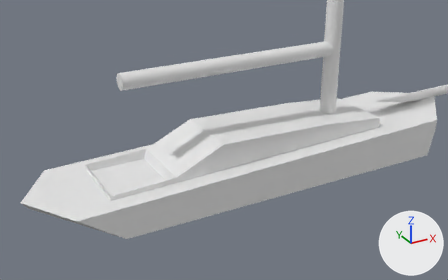
Two versions of the glTF model shared/textures/sailboat.glb, one commit apart.
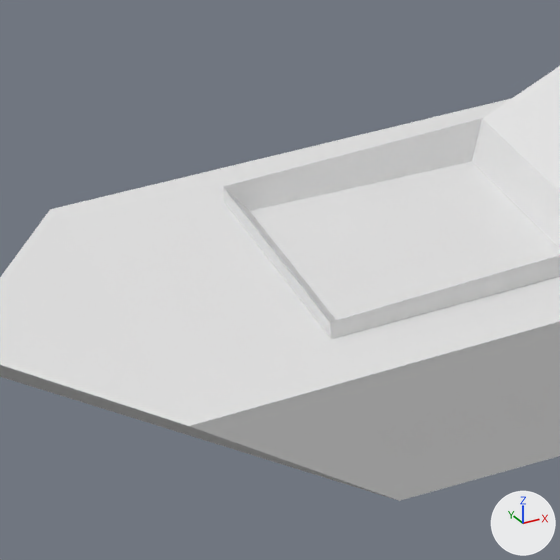
Each version appears first from a camera (50 mm lens) standing at (-2.92, -10.15, 5.73) and looking at (2.2, -0.84, 1.07), and next in a close-up on the part from 7% to 37% of the width and 43% to 90% of the height. The axes (+X, +Y, +Z) are drawn at lower right. The lights are the same throughout. The first two pictures are the older version. Where no turn or scale is listed for an object, it has been applied to the vertices.

Objects in the first close-up: 'BOAT', 'cabin'.
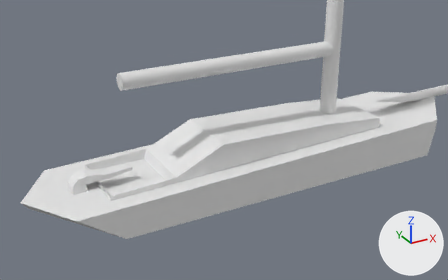
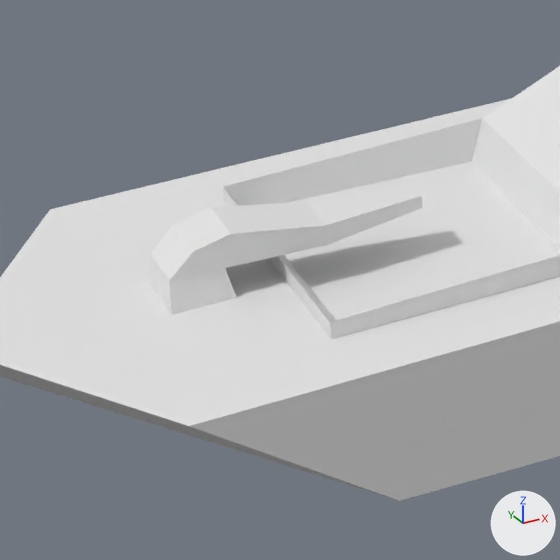
What differs and where, as boxes (x1, y1, x2, y2) in the close-ups (560 x 560 px):
'tiller', added
    after: (148, 184, 422, 315)

What the commit changed:
Mesh me_cube_003 is new.
It has 24 vertices, 44 faces and spans x -0.153..1.034, y -0.178..0.178, z -0.189..0.224.
Object 'tiller' (ob_tiller) is new; it shows me_cube_003.
Its location is (-0.392, 0.0, 0.383).
